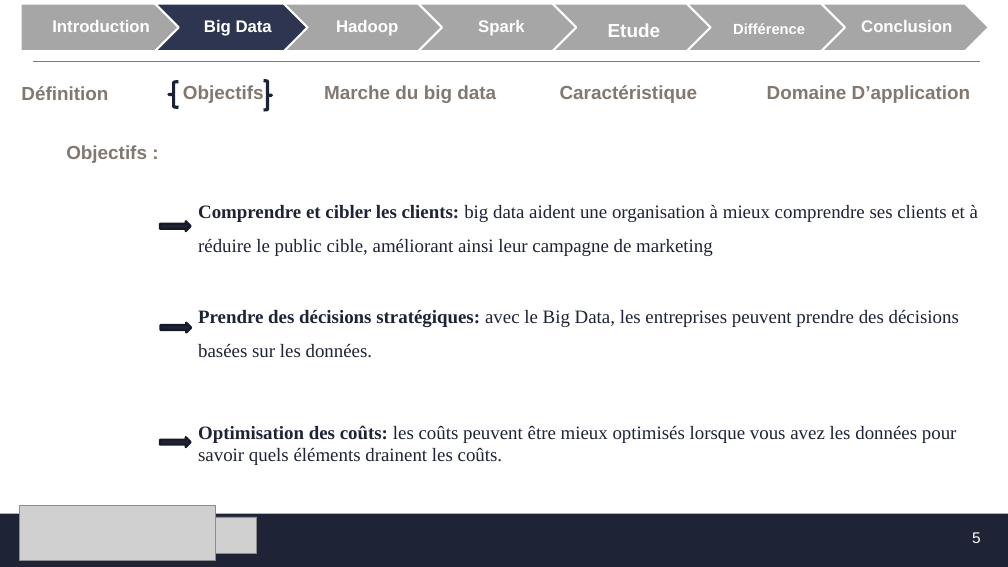
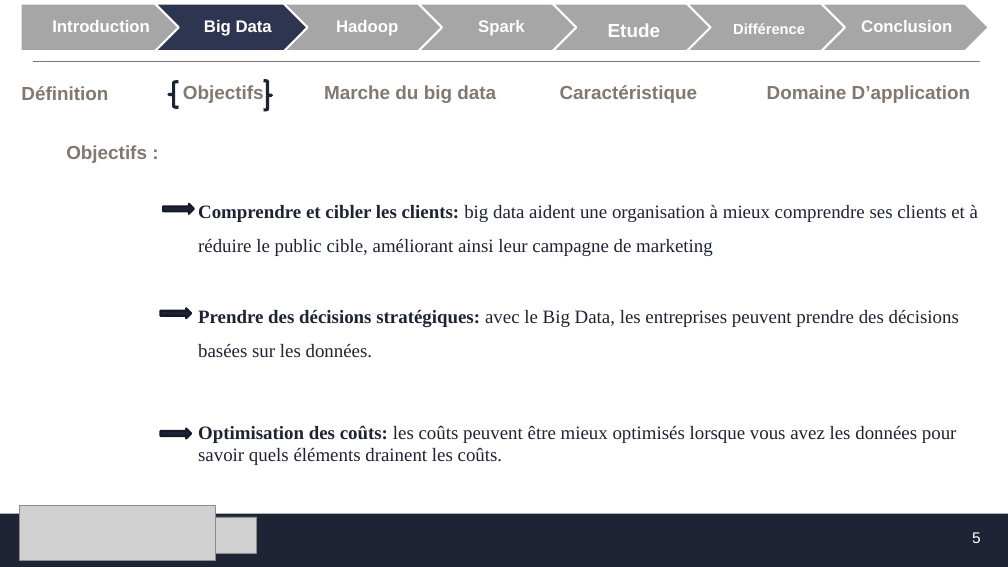
Before and after one commit to MF-13/E-Learning_Platforme, a slide deck: slide 5 of SFE/Présentation_SFE.pptx. Drawn at 1008x567 pixels with LibreOffice and Linux fonts; fonts in the diff are those of the drawing; grey boxes stand for pictures; background and template pictures are left out. Boxes give left, top, right and bottom in pixels: in the first picture for what was removed or moved away, otherwise in the second. Text is boxed around its words. In the diff, an @@ line names an element or a change of style, - is before the commit and + after.

```diff
--- a/SFE/Présentation_SFE.pptx
+++ b/SFE/Présentation_SFE.pptx
@@ right arrow: place and size @@
-right arrow at [160, 222, 191, 231]
+right arrow at [163, 204, 194, 214]
@@ right arrow: place and size @@
-right arrow at [160, 323, 191, 333]
+right arrow at [160, 309, 191, 318]
@@ right arrow: place and size @@
-right arrow at [160, 437, 191, 447]
+right arrow at [160, 429, 191, 439]
```
Also in this commit, not shown: 2 other slides changed.
